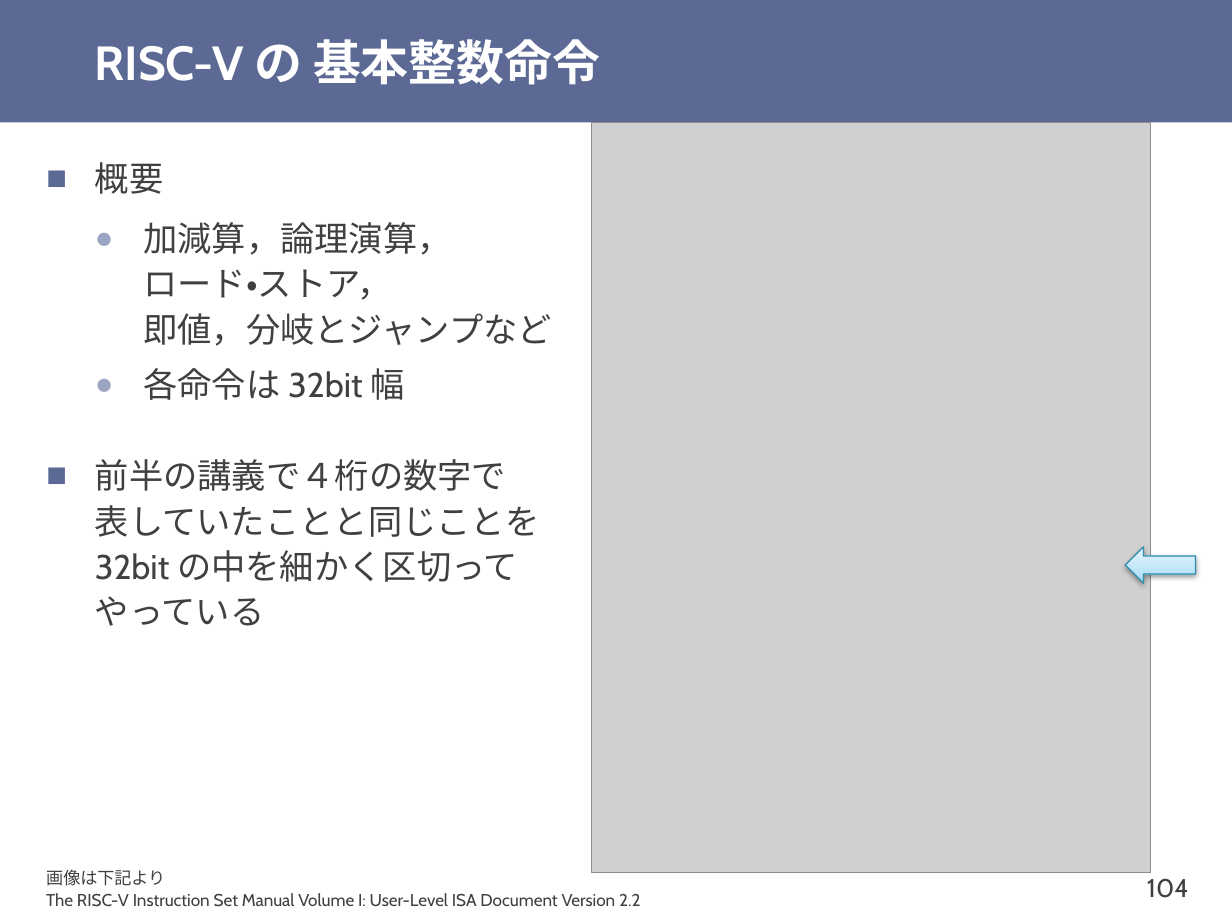
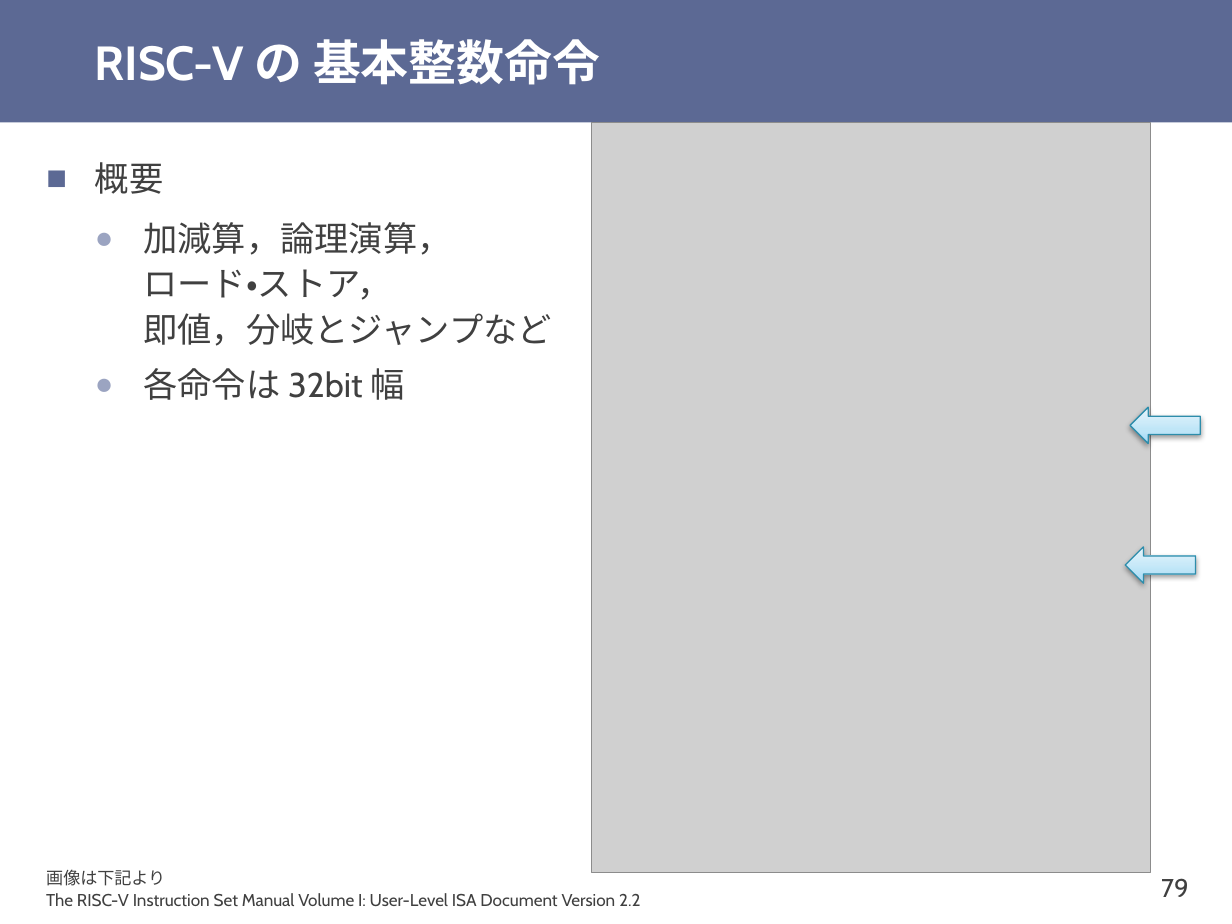
Before and after one commit to shioyadan/otya-computer-architecture-i, a slide deck: slide 79 of cai-shioya-06.pptx (slide 104 before the commit). Drawn at 1232x924 pixels with LibreOffice and Linux fonts; fonts in the diff are those of the drawing; grey boxes stand for pictures. Boxes give left, top, right and bottom in pixels: in the first picture for what was removed or moved away, otherwise in the second. Text is boxed around its words. In the diff, an @@ line names an element or a change of style, - is before the commit and + after.

```diff
--- a/cai-shioya-06.pptx
+++ b/cai-shioya-06.pptx
@@ right arrow added at (x1=1130, y1=408, x2=1200, y2=445), fill gradient #A2D9F7 to #BFE4F8 to #E6F5FD, outline #2E8DAB 0.75 pt @@
@@ text at (x1=95, y1=459, x2=540, y2=626): paragraph removed @@
-■ 前半の講義で４桁の数字で
-  表していたことと同じことを
-  32bit の中を細かく区切って
-  やっている
@@ page number at (x1=1161, y1=878, x2=1188, y2=897): text changed @@
-104
+79
```
Also in this commit, not shown: 10 other slides changed, 24 slides added, 25 slides removed, 1 other file.
